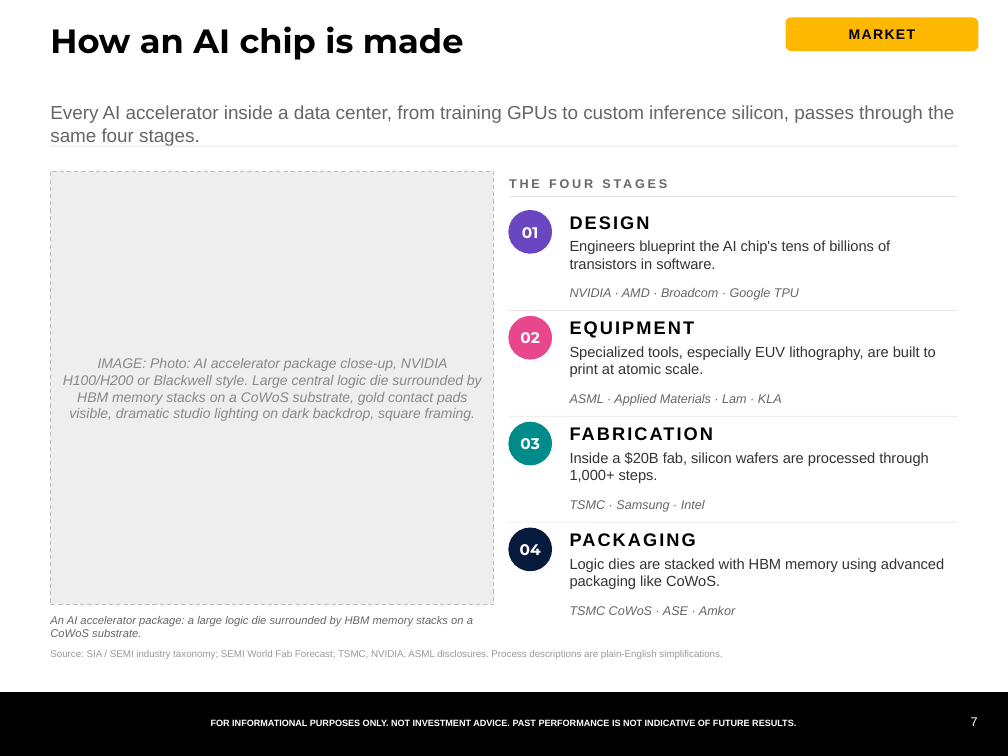
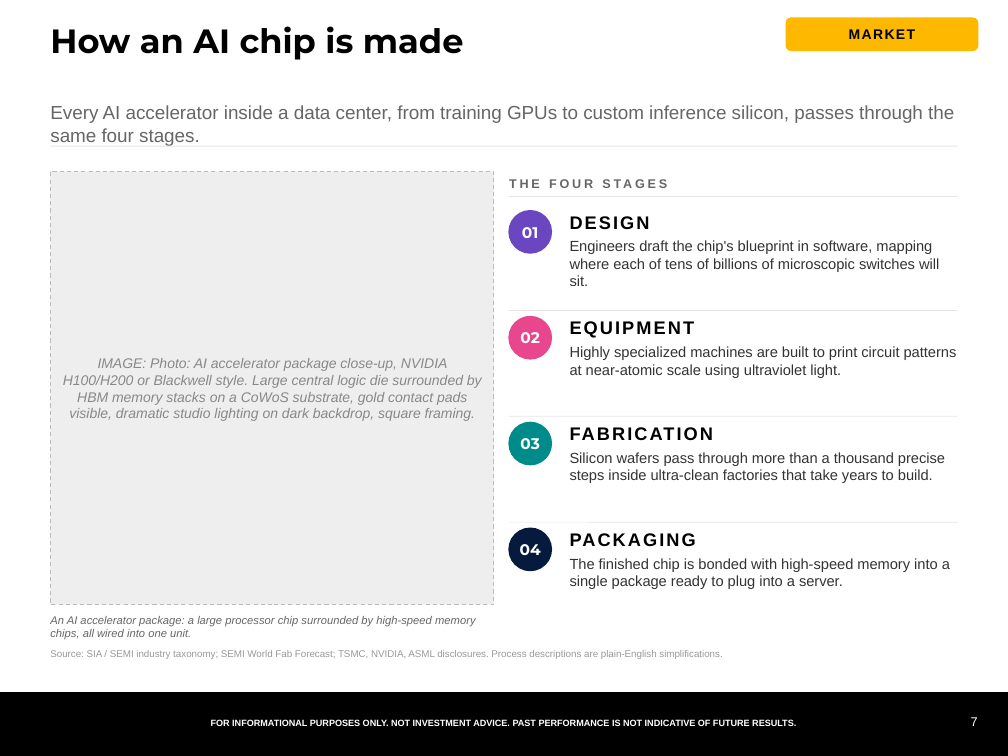
Before and after one commit to samuelcmcclellan-cell/ai-markets-deck, a slide deck: slide 7 of ai-markets-deck.pptx. Drawn at 1008x756 pixels with LibreOffice and Linux fonts; fonts in the diff are those of the drawing. Boxes give left, top, right and bottom in pixels: in the first picture for what was removed or moved away, otherwise in the second. Text is boxed around its words. In the diff, an @@ line names an element or a change of style, - is before the commit and + after.

```diff
--- a/ai-markets-deck.pptx
+++ b/ai-markets-deck.pptx
@@ text at (x1=570, y1=240, x2=939, y2=286): text changed @@
-Engineers blueprint the AI chip's tens of billions of transistors in software.
+Engineers draft the chip's blueprint in software, mapping where each of tens of billions of microscopic switches will sit.
@@ text removed at (x1=570, y1=288, x2=799, y2=300) @@
-NVIDIA · AMD · Broadcom · Google TPU
@@ text at (x1=570, y1=346, x2=957, y2=378): text changed @@
-Specialized tools, especially EUV lithography, are built to print at atomic scale.
+Highly specialized machines are built to print circuit patterns at near-atomic scale using ultraviolet light.
@@ text removed at (x1=570, y1=394, x2=782, y2=406) @@
-ASML · Applied Materials · Lam · KLA
@@ text at (x1=570, y1=452, x2=945, y2=483): text changed @@
-Inside a $20B fab, silicon wafers are processed through 1,000+ steps.
+Silicon wafers pass through more than a thousand precise steps inside ultra-clean factories that take years to build.
@@ text removed at (x1=570, y1=500, x2=705, y2=512) @@
-TSMC · Samsung · Intel
@@ text removed at (x1=570, y1=558, x2=944, y2=589) @@
-Logic dies are stacked with HBM memory using advanced packaging like CoWoS.
@@ text added at (x1=570, y1=558, x2=950, y2=589), 10.5 pt, text #333333 @@
+The finished chip is bonded with high-speed memory into a single package ready to plug into a server.
@@ text at (x1=50, y1=616, x2=476, y2=639): text changed @@
-An AI accelerator package: a large logic die surrounded by HBM memory stacks on a CoWoS substrate.
+An AI accelerator package: a large processor chip surrounded by high-speed memory chips, all wired into one unit.
@@ text removed at (x1=570, y1=606, x2=735, y2=615) @@
-TSMC CoWoS · ASE · Amkor
```
Also in this commit, not shown: 2 other files.
